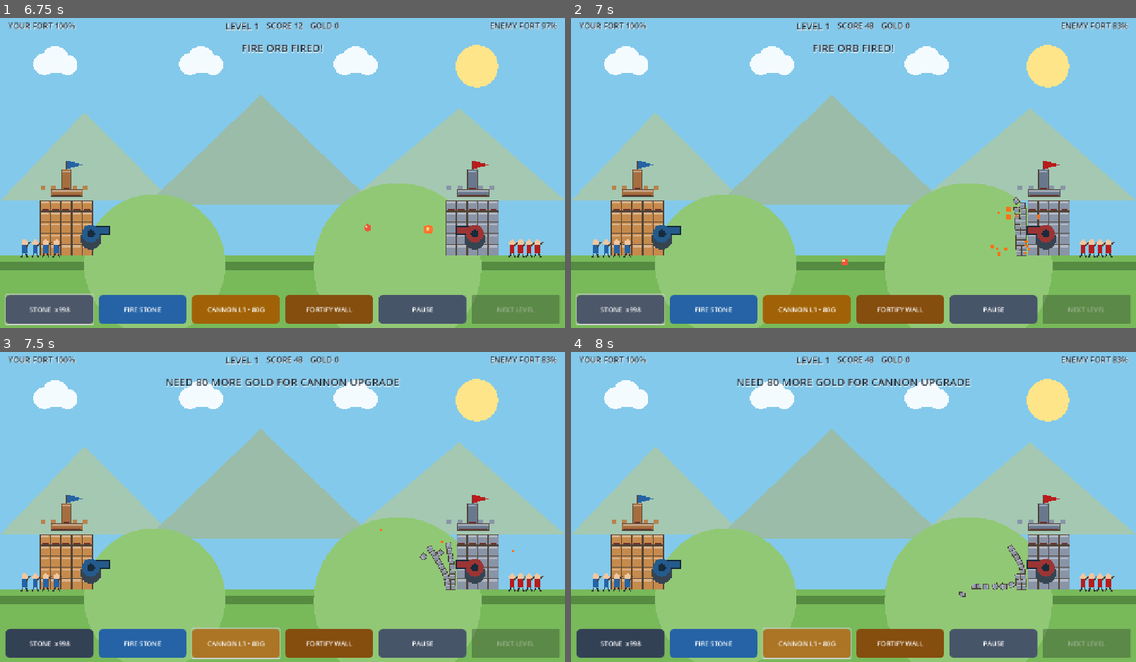
Above: before the commit, frames 1-4 (two rows, left to right).
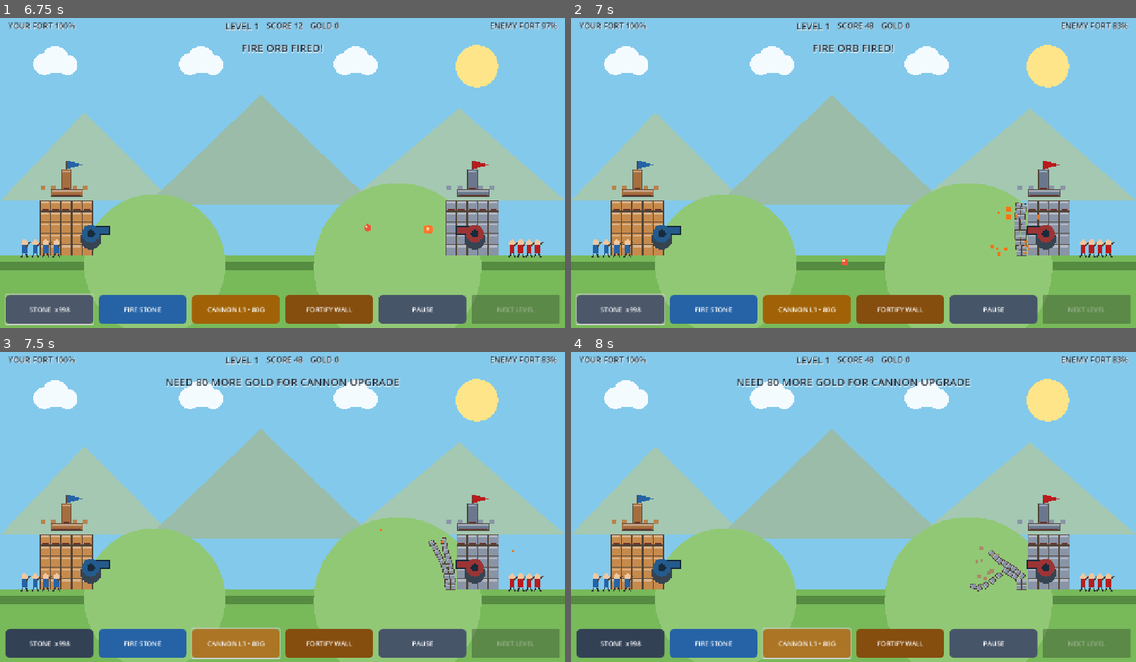
Above: after the commit, the same moments.

Repository: mahdialloui01-art/Loup-Garou-Game
Game: Godot game, scene res://scenes/main.tscn
Two runs of this game, one before a commit and one after it. Both use one fixed random seed, a clock stepped at 60 frames per second and the inputs below.
Inputs:
- Up to frame 1 (6.75 s): click "STONE x999" at 0.5 s; click "MEGA BOMB x13" at 1.25 s; click "FIRE ORB x8" at 2 s; click "FIRE STONE" at 2.75 s; click "STONE x998" at 3.5 s; click "FIRE MEGA BOMB" at 4.25 s; click "MEGA BOMB x12" at 5 s; click "FIRE FIRE ORB" at 5.75 s; click "FIRE ORB x7" at 6.5 s
- Up to frame 2 (7 s): no input
- Up to frame 3 (7.5 s): click "CANNON L1 • 80G" at 7.25 s
- Up to frame 4 (8 s): no input

Frame 1 is identical in both runs. In frame 2, 0.1% of the frame differs, in the area x 78-81%, y 57-76%; in frame 3, 0.3%; in frame 4, 0.5%, in the area x 68-81%, y 62-80%.

Commit message:
Add stable planar debris impacts and capped effects

Diff:
--- a/CastleDestroyer/scripts/game.gd
+++ b/CastleDestroyer/scripts/game.gd
@@ -3,8 +3,11 @@
 const StructuralIntegrityGraph = preload("res://addons/castle_destruction/structural_integrity_graph.gd")
 
 class FallingFortBlock extends RigidBody3D:
+	signal impact(position: Vector3, strength: float)
+
 	var block_size := Vector2(11.0, 12.0)
 	var block_color := Color("#c68a4c")
+	var impact_cooldown := 0.0
 
 	func _ready() -> void:
 		var shape := BoxShape3D.new()
@@ -24,8 +27,23 @@
 		material.friction = 0.82
 		material.bounce = 0.12
 		physics_material_override = material
+		axis_lock_linear_z = true
+		axis_lock_angular_x = true
+		axis_lock_angular_y = true
+		linear_damp = 0.18
+		angular_damp = 0.35
 		contact_monitor = true
 		max_contacts_reported = 4
+		body_entered.connect(_on_body_entered)
+
+	func _physics_process(delta: float) -> void:
+		impact_cooldown = maxf(0.0, impact_cooldown - delta)
+
+	func _on_body_entered(_other: Node) -> void:
+		var impact_speed := linear_velocity.length()
+		if impact_cooldown <= 0.0 and impact_speed >= 2.0:
+			impact.emit(global_position, impact_speed)
+			impact_cooldown = 0.2
 
 # Castle Destroyer - campaign foundation
 # All artwork is original procedural drawing; no Castle Busters assets are used.
@@ -283,16 +301,17 @@
 			body.block_color = base_color
 			body.mass = clampf(shard_size.x * shard_size.y / 1800.0, 0.08, 0.65)
 			var shard_center := rect.position + Vector2((float(shard_x) + 0.5) * shard_size.x, (float(shard_y) + 0.5) * shard_size.y)
-			body.position = Vector3(shard_center.x * 0.01, -shard_center.y * 0.01, randf_range(-0.025, 0.025))
+			body.position = Vector3(shard_center.x * 0.01, -shard_center.y * 0.01, 0.0)
 			body.collision_layer = 1
 			body.collision_mask = 1
+			body.impact.connect(_on_debris_impact)
 			var away := (shard_center - impact).normalized()
 			if away.length_squared() < 0.01:
 				away = Vector2.UP
 			var inherited_velocity := Vector3(incoming_velocity.x * 0.072, -incoming_velocity.y * 0.072, 0.0)
 			var burst_velocity := Vector3(away.x, -away.y, 0.0) * randf_range(1.2, 2.8)
 			body.linear_velocity = inherited_velocity + burst_velocity + Vector3(randf_range(-0.6, 0.6), randf_range(-0.5, 0.5), randf_range(-0.8, 0.8))
-			body.angular_velocity = Vector3(randf_range(-1.8, 1.8), randf_range(-1.8, 1.8), randf_range(-2.8, 2.8))
+			body.angular_velocity = Vector3(0.0, 0.0, randf_range(-2.8, 2.8))
 			body.freeze = paused
 			physics_root.add_child(body)
 			falling_blocks.append(body)
@@ -553,9 +572,16 @@
 		body.apply_central_impulse(direction * base_force * falloff)
 		body.apply_torque_impulse(Vector3(randf_range(-2.0, 2.0), randf_range(-2.0, 2.0), randf_range(-3.0, 3.0)) * falloff)
 
+func _on_debris_impact(world_position: Vector3, strength: float) -> void:
+	var screen_position := Vector2(world_position.x * 100.0, -world_position.y * 100.0)
+	var amount := clampi(roundi(strength * 1.5), 3, 12)
+	_spawn_burst(screen_position, amount, "stone")
+
 func _spawn_burst(pos: Vector2, amount: int, kind: String) -> void:
 	var particle_color := Color("#f97316") if kind == "fire" else Color("#a88b68")
 	for n in range(amount):
+		if particles.size() >= 260:
+			particles.remove_at(0)
 		particles.append({
 			"pos": pos,
 			"vel": Vector2(randf_range(-5.0, 5.0), randf_range(-8.0, 1.0)),
